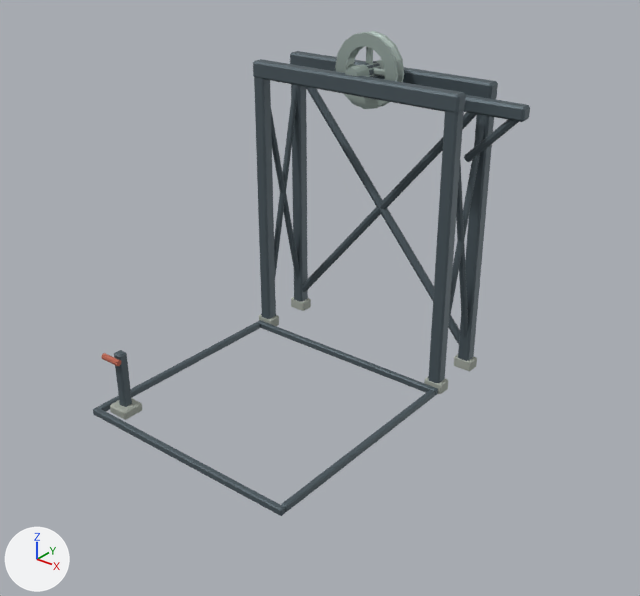
Two versions of the glTF model game/assets/stage2-props/gondola_station.glb, one commit apart.
The view is the same before and after, from a camera (50 mm lens) standing at (8.37, -9.12, 7.92) and looking at (0.75, 0.41, 2.01). Lighting does not change. The marker at lower left points along +X, +Y and +Z. The older version comes first. Where no turn or scale is listed for an object, it has been applied to the vertices. Vertices at exactly the same position are counted once.

In view in the first picture: 'Keep_Mesh', 'Occlude_Tower_Mesh'.
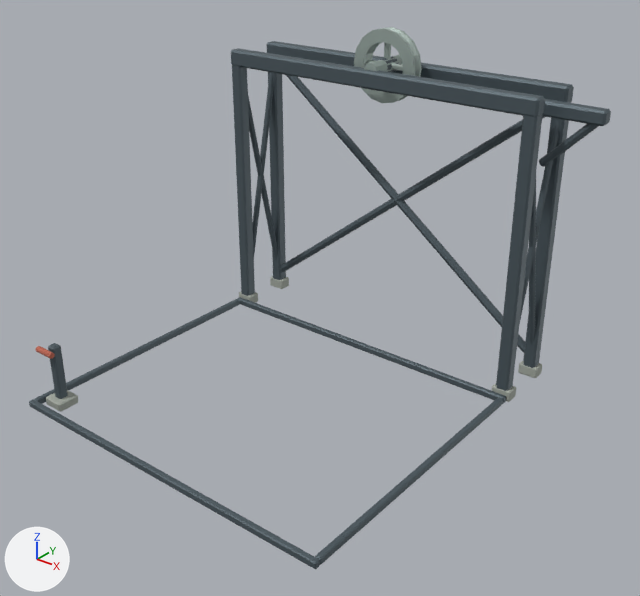
Edits to the bpy script that builds the scene:
```text
Change me_cube_035:
    remove me_cube_035.from_pydata(...)  # 272 vertices, 496 faces; spans x -0.4..3.7, y -0.4..4.8, z -0.08..1.02
    add me_cube_035.from_pydata(...)  # 272 vertices, 496 faces; spans x -0.4..5.7, y -0.4..5.8, z -0.08..1.02
    me_cube_035 part 1: the loose piece of 24 vertices spanning x -0.4..-0.06, y 3.6..3.84, z -0.08..0.12 is moved by (0.0, 1.0, 0.0)
    me_cube_035 part 2: the loose piece of 24 vertices spanning x -0.4..-0.06, y 4.56..4.8, z -0.08..0.12 is moved by (0.0, 1.0, 0.0)
    me_cube_035 part 3: the loose piece of 24 vertices spanning x 3.36..3.7, y 3.6..3.84, z -0.08..0.12 is moved by (2.0, 1.0, 0.0)
    me_cube_035 part 4: the loose piece of 24 vertices spanning x 3.36..3.7, y 4.56..4.8, z -0.08..0.12 is moved by (2.0, 1.0, 0.0)
    me_cube_035 part 5: the loose piece of 24 vertices spanning x -0.35..3.65, y 3.5..3.6, z -0.08..0.04 is scaled about its middle by (1.5, 1, 1), then moved by (1.0, 1.0, 0.0)
    me_cube_035 part 6: the loose piece of 24 vertices spanning x 3.55..3.65, y -0.3..3.5, z -0.08..0.04 is scaled about its middle by (1, 1.26, 1), then moved by (2.0, 0.5, 0.0)
    me_cube_035 part 7
    add for i in [*range(132, 144)]: me_cube_035.vertices[i].co += Vector((2.0, 0.0, 0.0))
    me_cube_035 part 8
    add for i in [*range(174, 180), *range(186, 192)]: me_cube_035.vertices[i].co += Vector((0.0, 1.0, 0.0))
Change me_cylinder_051:
    remove me_cylinder_051.from_pydata(...)  # 480 vertices, 880 faces; spans x -4.3..0.5, y -0.6..0.6, z -4.32..1.29
    add me_cylinder_051.from_pydata(...)  # 480 vertices, 880 faces; spans x -6.3..0.5, y -0.6..0.6, z -4.32..1.29
    me_cylinder_051 part 9: the loose piece of 24 vertices spanning x -4.29..-4.07, y -0.59..-0.37, z -4.31..0.53 is moved by (-2.0, 0.0, 0.0)
    me_cylinder_051 part 10: the loose piece of 24 vertices spanning x -4.29..-4.07, y 0.37..0.59, z -4.31..0.53 is moved by (-2.0, 0.0, 0.0)
    me_cylinder_051 part 11: the loose piece of 16 vertices spanning x -4.24..-4.12, y -0.53..0.53, z -3.98..0.45 is moved by (-2.0, 0.0, 0.0)
    me_cylinder_051 part 12: the loose piece of 16 vertices spanning x -4.24..-4.12, y -0.53..0.53, z -3.98..0.45 is moved by (-2.0, 0.0, 0.0)
    me_cylinder_051 part 13: 211 vertices moved from x -2.9..-0.36, y -0.48..0.53, z -4.01..1.29 to x -3.9..-0.37, y -0.48..0.53, z -4.02..1.29; 53 vertices removed from x -4.3..-1.8, y -0.6..0.6, z -4.01..0.75; 53 vertices added at x -6.3..-3.2, y -0.6..0.6, z -4.02..0.88
Change ob_keep_mesh:
    ob_keep_mesh.location: (-1.65, -1.6, 0.08) -> (-2.65, -2.1, 0.08)
Change ob_occlude_tower_mesh:
    ob_occlude_tower_mesh.location: (2.3, 2.6, 4.32) -> (3.3, 3.1, 4.32)
```

Where the change shows, as pixel boxes (x1, y1, x2, y2) in the pictures (640 x 596 px; the box of a moved part takes in the faces that stretch with it):
'Occlude_Tower_Mesh', reshaped, moved (37% wider): before (253, 31, 530, 383); after (231, 27, 611, 391)
'Keep_Mesh', reshaped, moved (34% wider, 34% taller): before (93, 297, 477, 516); after (29, 276, 542, 569)
part 1 of me_cube_035, moved or reshaped: before (259, 314, 279, 326); after (239, 292, 258, 303)
part 2 of me_cube_035, moved or reshaped: before (291, 297, 311, 311); after (270, 276, 289, 289)
part 3 of me_cube_035, moved or reshaped: before (424, 376, 448, 394); after (492, 383, 516, 402)
part 4 of me_cube_035, moved or reshaped: before (454, 354, 477, 372); after (518, 361, 542, 378)
part 5 of me_cube_035, moved or reshaped: before (258, 320, 438, 396); after (237, 297, 506, 403)
part 6 of me_cube_035, moved or reshaped: before (281, 390, 435, 512); after (315, 397, 503, 565)
part 7 of me_cube_035, moved or reshaped: before (93, 407, 285, 516); after (29, 399, 320, 569)
part 8 of me_cube_035, moved or reshaped: before (100, 322, 260, 411); after (36, 299, 240, 404)
part 9 of me_cylinder_051, moved or reshaped: before (254, 76, 276, 319); after (232, 65, 255, 296)
part 10 of me_cylinder_051, moved or reshaped: before (291, 84, 308, 302); after (268, 72, 286, 280)
part 11 of me_cylinder_051, moved or reshaped: before (274, 85, 297, 276); after (252, 72, 274, 253)
part 12 of me_cylinder_051, moved or reshaped: before (271, 110, 299, 281); after (248, 96, 277, 261)
part 13 of me_cylinder_051, moved or reshaped: before (253, 31, 527, 344); after (231, 27, 608, 353)
